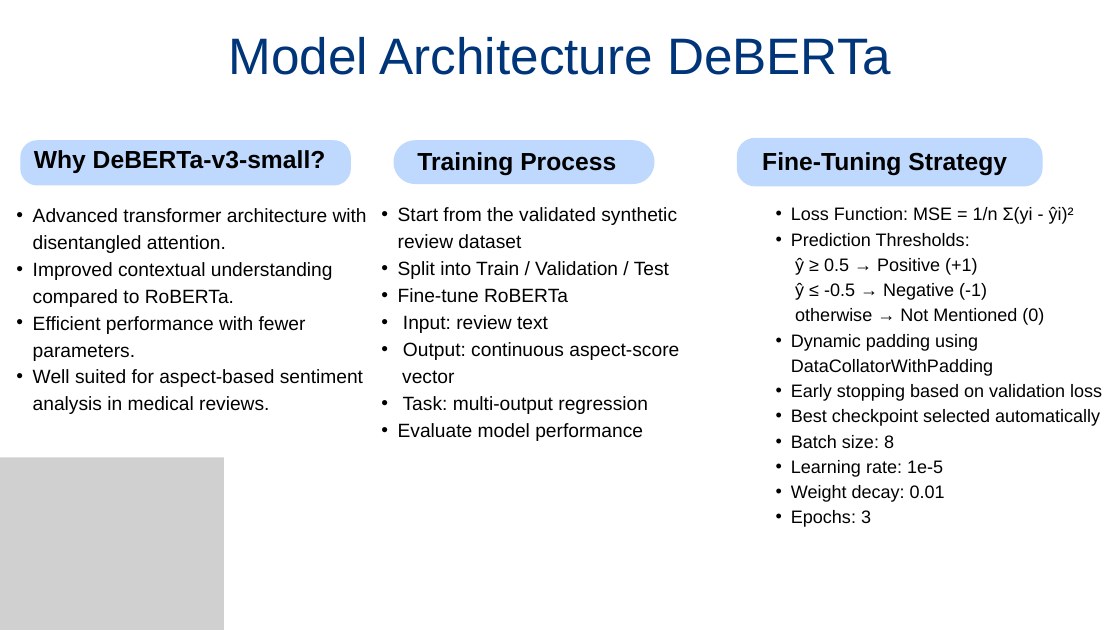
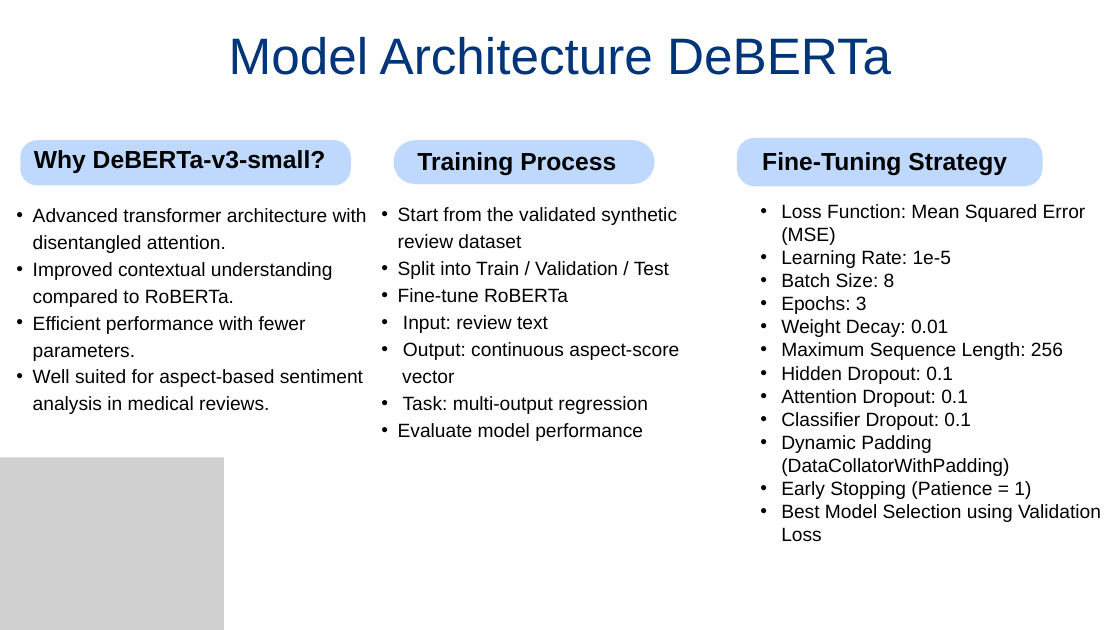
Before and after one commit to shoham-amira/automated-generation-absa-models-medical-devices, a slide deck: slide 21 of presentations/Final_Presentation.pptx. Drawn at 1120x630 pixels with LibreOffice and Linux fonts; fonts in the diff are those of the drawing; grey boxes stand for pictures. Boxes give left, top, right and bottom in pixels: in the first picture for what was removed or moved away, otherwise in the second. Text is boxed around its words. In the diff, an @@ line names an element or a change of style, - is before the commit and + after.

Commit message:
Update presentation files

```diff
--- a/presentations/Final_Presentation.pptx
+++ b/presentations/Final_Presentation.pptx
@@ text at box(781, 204, 1086, 288): text changed; size 23.2 to 24.8 pt @@
-  • Loss Function: MSE = 1/n Σ(yi - ŷi)²
-  • Prediction Thresholds:
-ŷ ≥ 0.5 → Positive (+1)
-ŷ ≤ -0.5 → Negative (-1)
-otherwise → Not Mentioned (0)
-  • Dynamic padding using DataCollatorWithPadding
-  • Early stopping based on validation loss
-  • Best checkpoint selected automatically
-  • Batch size: 8
-  • Learning rate: 1e-5
-  • Weight decay: 0.01
+• Loss Function: Mean Squared Error (MSE)
+• Learning Rate: 1e-5
+• Batch Size: 8
@@ text at box(781, 296, 867, 314): size 23.2 to 24.8 pt in "Epochs: 3"; list level 2 to 1 in "Epochs: 3"; line spacing 32.5pt to 1 @@
@@ text at box(781, 319, 1101, 541): paragraphs added @@
+• Weight Decay: 0.01
+• Maximum Sequence Length: 256
+• Hidden Dropout: 0.1
+• Attention Dropout: 0.1
+• Classifier Dropout: 0.1
+• Dynamic Padding (DataCollatorWithPadding)
+• Early Stopping (Patience = 1)
+• Best Model Selection using Validation Loss
```
Also in this commit, not shown: 1 other slide changed, 1 other file.
